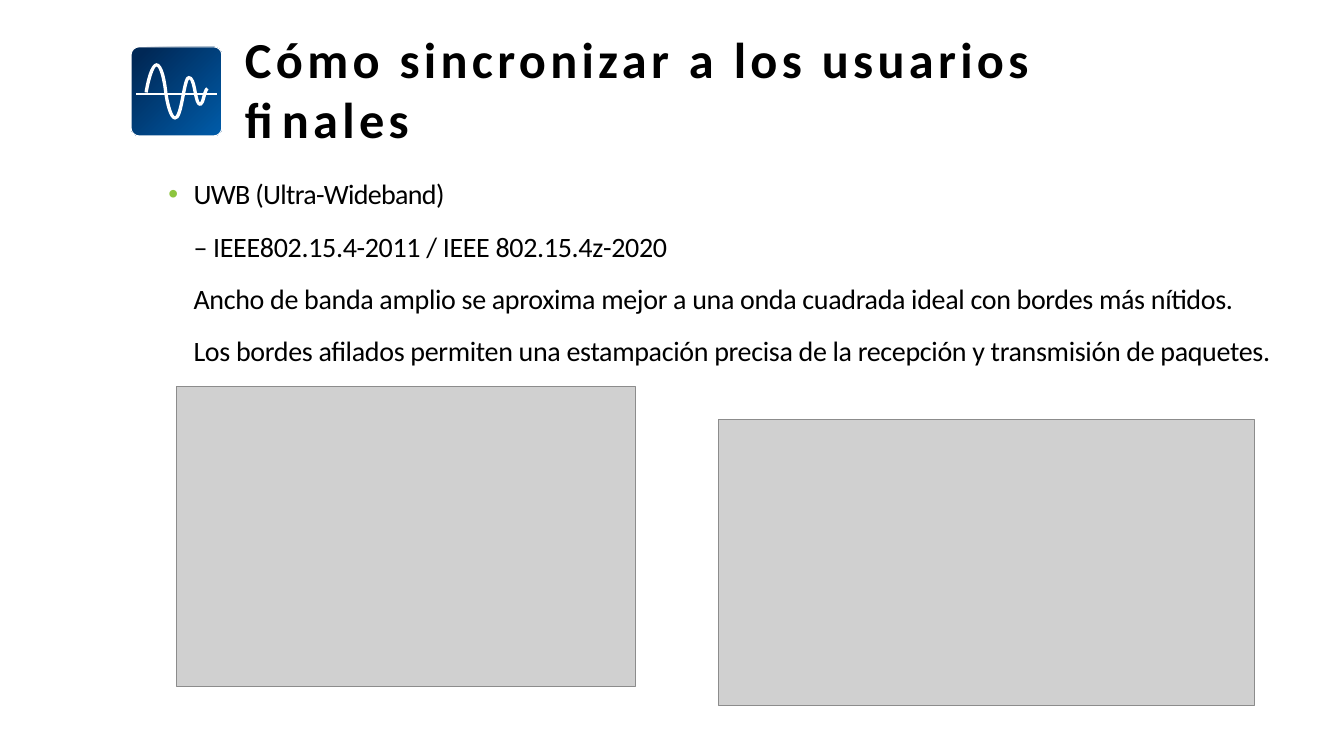
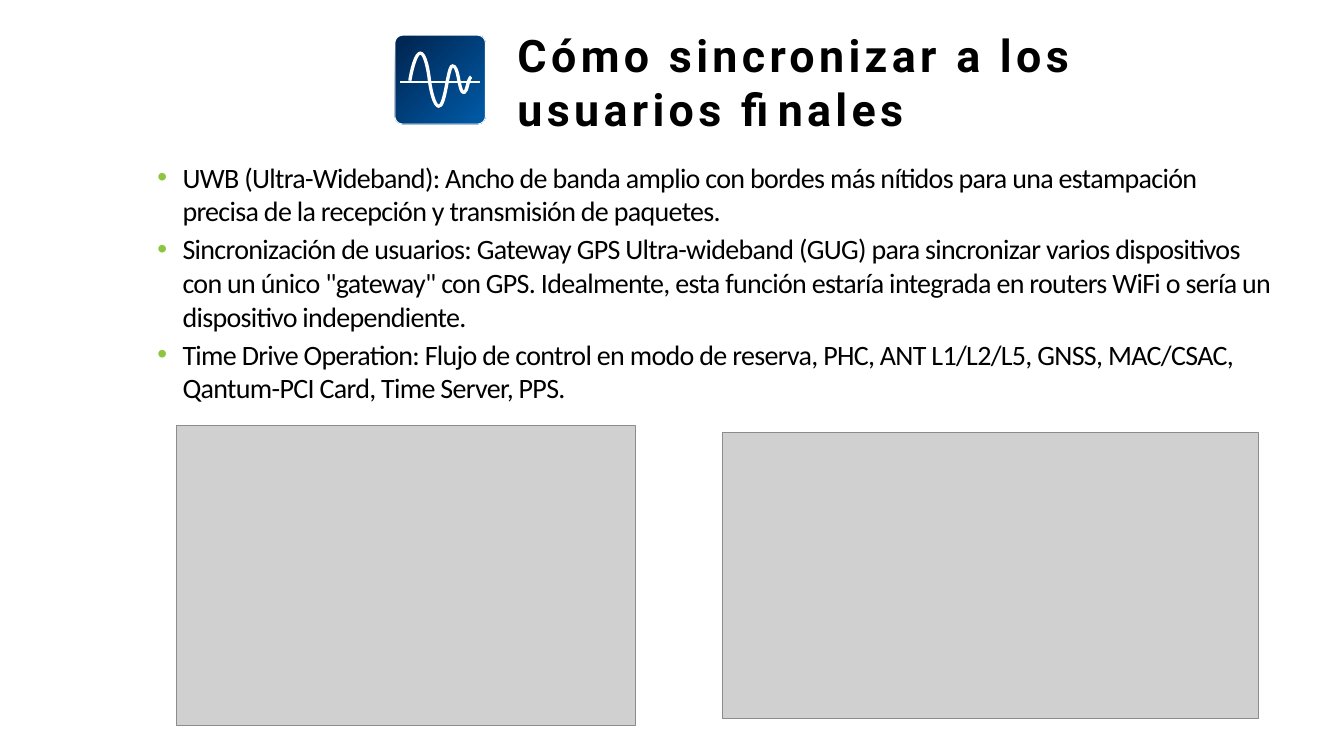
Before and after one commit to SiwaNetwork/QUANTUM, a slide deck: slide 4 of Time-Card/ДОКУМЕНТЫ/МАТЕРИАЛ СТАТЬИ/Синхронизация кейсы на испанском.pptx. Drawn at 1344x756 pixels with LibreOffice and Linux fonts; fonts in the diff are those of the drawing; grey boxes stand for pictures. Boxes give left, top, right and bottom in pixels: in the first picture for what was removed or moved away, otherwise in the second. Text is boxed around its words. In the diff, an @@ line names an element or a change of style, - is before the commit and + after.

```diff
--- a/Time-Card/ДОКУМЕНТЫ/МАТЕРИАЛ СТАТЬИ/Синхронизация кейсы на испанском.pptx
+++ b/Time-Card/ДОКУМЕНТЫ/МАТЕРИАЛ СТАТЬИ/Синхронизация кейсы на испанском.pptx
@@ title "Cómo sincronizar a los usuarios ...": place and size @@
-title "Cómo sincronizar a los usuarios ..." at [245,42,1028,79]
+title "Cómo sincronizar a los usuarios ..." at [517,38,1069,127]
@@ title "Cómo sincronizar a los usuarios ..." at [517,38,1069,127]: size 36 to 32 pt, font Calibri to Roboto @@
@@ freeform shape: place and size @@
-freeform shape at [131,46,222,135]
+freeform shape at [395,35,486,124]
@@ freeform shape: place and size @@
-freeform shape at [144,64,209,120]
+freeform shape at [408,51,473,108]
@@ freeform shape: place and size @@
-freeform shape at [136,93,217,95]
+freeform shape at [400,82,481,84]
@@ text at [183,167,1271,402]: text changed @@
-• UWB (Ultra-Wideband)
-– IEEE802.15.4-2011 / IEEE 802.15.4z-2020
-Ancho de banda amplio se aproxima mejor a una onda cuadrada ideal con bordes más nítidos.
-Los bordes afilados permiten una estampación precisa de la recepción y transmisión de paquetes.
+• UWB (Ultra-Wideband): Ancho de banda amplio con bordes más nítidos para una estampación precisa de la recepción y transmisión de paquetes.
+• Sincronización de usuarios: Gateway GPS Ultra-wideband (GUG) para sincronizar varios dispositivos con un único "gateway" con GPS. Idealmente, esta función estaría integrada en routers WiFi o sería un dispositivo independiente.
+• Time Drive Operation: Flujo de control en modo de reserva, PHC, ANT L1/L2/L5, GNSS, MAC/CSAC, Qantum-PCI Card, Time Server, PPS.
@@ picture: place and size @@
-picture at [176,386,635,687]
+picture at [176,425,635,726]
@@ picture: place and size @@
-picture at [718,420,1254,706]
+picture at [723,434,1259,719]
```
Also in this commit, not shown: 24 other slides changed, 10 slides added, 12 slides removed.
